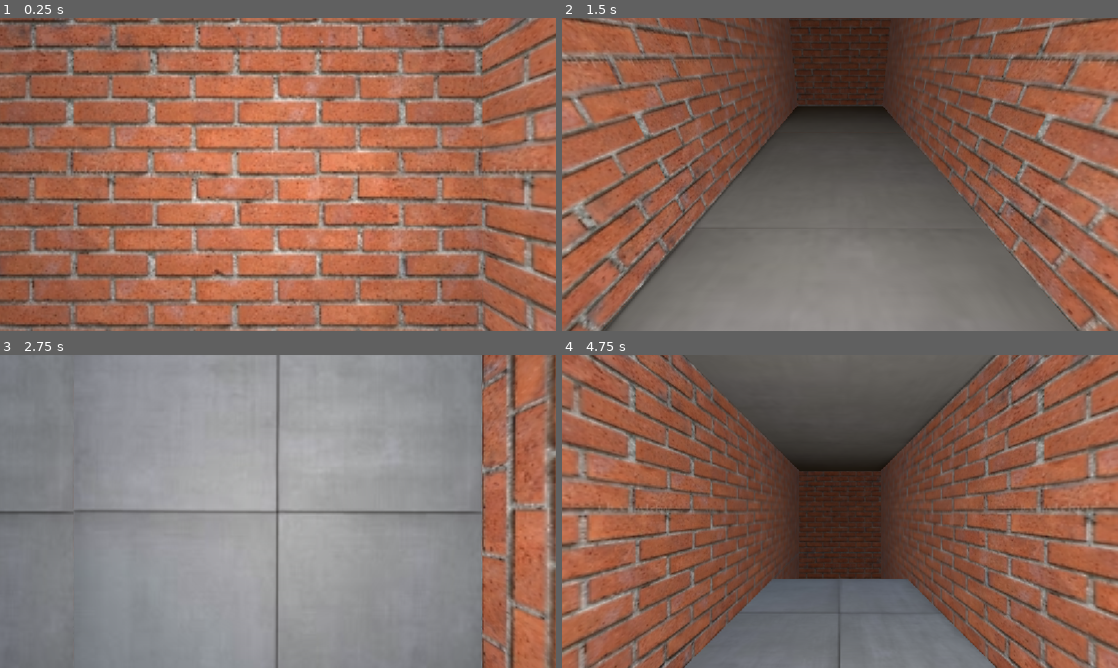
Above: before the commit, frames 1-4 (two rows, left to right).
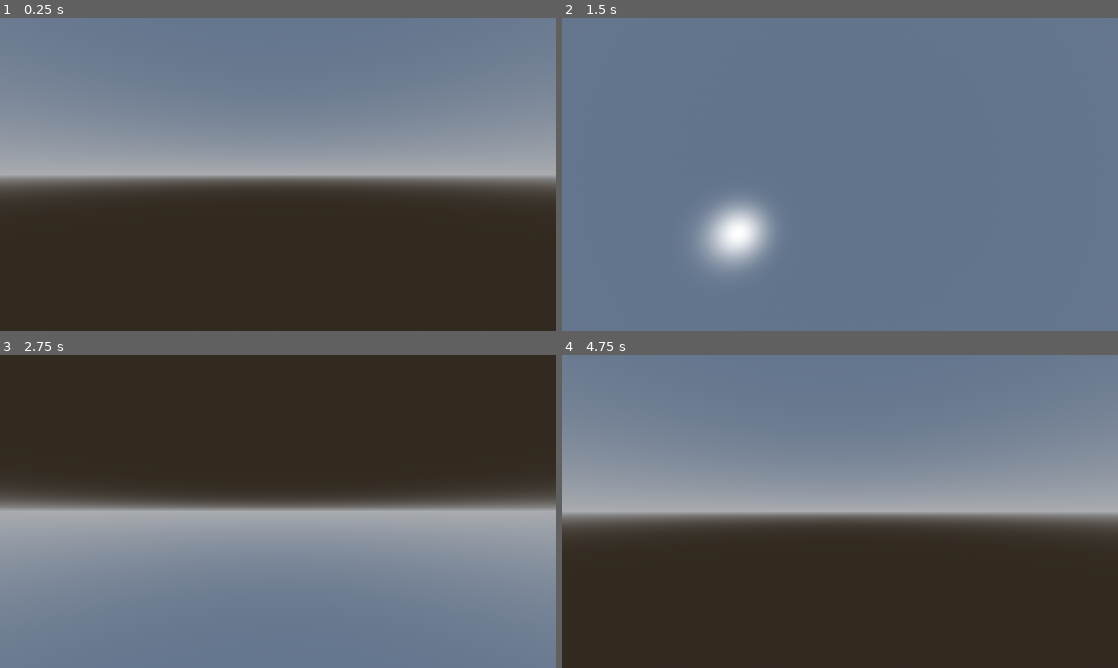
Above: after the commit, the same moments.

Repository: coopermeade-hash/Wall-Crawler
Game: Godot game, scene res://Scenes/game.tscn
The game is run twice, just before and just after one commit, with the same random seed, the same clock (stepped at 60 frames per second) and the same inputs.
Inputs:
- Up to frame 1 (0.25 s): no input
- Up to frame 2 (1.5 s): tap Enter at 0.5 s; hold Right (turn_right) 0.53-1.28 s; hold Space (attack) 0.53-1.28 s; tap Z (wall_crawl) at 0.8, 1.35 s; hold Down (move_backward) from 1.28 s (still down)
- Up to frame 3 (2.75 s): tap Space (attack) at 1.55, 2 s; release Down (move_backward) at 2.03 s; hold Right (turn_right) from 2.03 s (still down); hold Space (attack) from 2.03 s (still down); tap Z (wall_crawl) at 2.3 s
- Up to frame 4 (4.75 s): release Right (turn_right) at 2.78 s; release Space (attack) at 2.78 s; hold Up (move_forward) 2.78-3.53 s; tap Z (wall_crawl) at 2.85, 3.8, 4.35 s; tap Space (attack) at 3.05, 4.55 s; tap Enter at 3.5 s; hold Space (attack) 3.53-4.28 s; hold Left (turn_left) from 3.53 s (still down)

The runs differ from the first frame. In frame 1, 100% of the frame differs, in the area x 0-100%, y 0-100%; in frame 2, 100%; in frame 3, 84%; in frame 4, 96%.
Error after the commit: Parse Error: Expected indented block after "for" block. (res://Scenes/Map/grid_map.gd:64)

Commit message:
World gen resturcturing

Diff:
--- a/wall-crawler/Scenes/Entity/victim.gd
+++ b/wall-crawler/Scenes/Entity/victim.gd
@@ -14,16 +14,6 @@
 
 #Death, for when they fall to thier doom, and we want gore and viscera. Does nothing for now.
 var dead = false
+
 func die():
 	dead = true
-
-
-var velocity_last_frame : Vector3
-func _physics_process(delta: float) -> void:
-	velocity += 10 * Vector3.DOWN * delta
-
-	if (velocity_last_frame - velocity).length() > lethal_velocity and not dead:
-		die()
-
-	velocity_last_frame = velocity
-	move_and_slide()
--- a/wall-crawler/Scenes/Map/WorldGen/world_gen.gd
+++ b/wall-crawler/Scenes/Map/WorldGen/world_gen.gd
@@ -25,7 +25,8 @@
 var dead_ends = []
 
 
-func _init(width : int, height : int, length : int) -> void:
+func _init(width : int, height : int, length : int, seed = randi()) -> void:
+	seed(seed)
 	WIDTH = width
 	HEIGHT = height
 	LENGTH = length
@@ -34,7 +35,7 @@
 #Create a maze. walker_LENGTH is how long each walker will walk if it doesn't hit anything
 #Path count is the number of walkers
 #THe maze works by doing a random walker until it hits itself, then it goes to a random spot in the maze.
-func create_maze(walker_LENGTH = 256, path_count = 32):
+func create_maze(walker_LENGTH = 256, path_count = 64):
 	#Create a empty array, that will eventualy become
 	var cells = []
 
@@ -42,11 +43,11 @@
 	var maze_cells = []
 
 	#Create a empty 3D array of cells
-	for x in WIDTH:
+	for x in WIDTH + 1:
 		cells.append([])
-		for y in HEIGHT:
+		for y in HEIGHT + 1:
 			cells[x].append([])
-			for z in LENGTH:
+			for z in LENGTH + 1:
 
 				cells[x][y].append(WALL_ID)
 
@@ -57,7 +58,7 @@
 	for path in path_count:
 		#Make our staring cell the middle of the maze
 		#If we arent the first walker, pick a random cell in the maze to start.
-		var current_cell = Vector3(WIDTH / 2, HEIGHT / 2, LENGTH / 2)
+		var current_cell = Vector3( WIDTH / 2, HEIGHT / 2, LENGTH / 2)
 		if maze_cells.size() > 0:
 			current_cell = maze_cells.pick_random()
 
@@ -82,7 +83,7 @@
 				dirs.append(dir)
 
 			#if the dirs are empty, die, and start a new walker.
-			if dirs.is_empty():
+			if dirs.is_empty() or i == walker_LENGTH - 1:
 				#We also add the dead end to a list of dead ends
 				dead_ends.append(current_cell)
 				break
--- a/wall-crawler/Scenes/Map/grid_map.gd
+++ b/wall-crawler/Scenes/Map/grid_map.gd
@@ -13,25 +13,61 @@
 @export_range(0.0, 1.0, 0.01) var victim_chance = 0.1
 
 #The player node, TODO: Replace this with something more fitting later when we get the splitting done.
-@onready var player = get_tree().get_first_node_in_group("player")
+@onready var player : CharacterBody3D = get_tree().get_first_node_in_group("player")
+
+var exits = []
 
 func _ready() -> void:
-	var world_gen = WorldGen.new(world_size.x, world_size.y, world_size.z)
-	var cells = world_gen.create_maze(256, 32)
+	var world_gen = WorldGen.new(world_size.x, world_size.y, world_size.z, 0)
+	var cells = world_gen.create_maze(1024, 32)
+
+	#Get exits for each direction
+	var left_exits = []
+	var right_exits = []
+
+	var down_exits = []
+	var up_exits = []
+
+	var forward_exits = []
+	var backward_exits = []
+
+	#for each dead end, check if the dead end is at one end of the maze, if it is, add to the exits.
+	for dead_end in world_gen.dead_ends:
+		if dead_end.x == 0:
+			left_exits.append(dead_end)
+		if dead_end.x == world_size.x - 2:
+			right_exits.append(dead_end)
+
+		if dead_end.y == 0:
+			down_exits.append(dead_end)
+		if dead_end.y == world_size.y - 2:
+			up_exits.append(dead_end)
+
+		if dead_end.z == 0:
+			forward_exits.append(dead_end)
+		if dead_end.z == world_size.z - 2:
+			backward_exits.append(dead_end)
+
+	#Get a list of all the exits. We could use this to point twoards the nearest when.
+	exits = left_exits + right_exits + down_exits + up_exits + forward_exits + backward_exits
+
+	#Set cells, offset from the center
+	for x in world_gen.WIDTH + 1:
+		for y in world_gen.HEIGHT + 1:
+			for z in world_gen.LENGTH + 1:
+				set_cell_item(Vector3i(x, y, z), cells[x - 1][y -1][z - 1])
+
+	#Place the player, the victims, and the exits.
+	place_player()
+	place_victims(world_gen.dead_ends)
+
+	for l_exit in left_exits:
 
 
 
-	for x in world_gen.WIDTH:
-		for y in world_gen.HEIGHT:
-			for z in world_gen.LENGTH:
-				set_cell_item(Vector3i(x, y, z), cells[x][y][z])
-
-	place_player()
-	place_victims(world_gen.dead_ends)
-
-
+#Place the player in the center of the maze.
 func place_player():
-	var start_tile = world_size / 2
+	var start_tile = (world_size / 2) - Vector3.ONE
 	#While we are in midair, move us down by one tile.
 	while get_cell_item(start_tile + Vector3.DOWN) == -1:
 		start_tile.y -= 1
@@ -39,15 +75,22 @@
 	#Puts player in the center, or close to it.
 	player.position = map_to_local(start_tile)
 
-
+#Put victims randomly in the maze.
 func place_victims(dead_ends : Array ):
 	for dead_end in dead_ends:
 		#if a dead end is the center, skip, as that is where the player is.
-		if dead_end == Vector3.ONE * 16:
-			continue
 		var random_chance = randf()
 		#if there is a victim scene and we are below the victim chance.
 		if random_chance <= victim_chance and victim_scene:
 			var new_victim = victim_scene.instantiate()
 			new_victim.position = map_to_local(dead_end)
 			add_child(new_victim)
+
+#Place an exit at the star point, going in a certain direction
+func place_exits(start : Vector3, direction : Vector3, pit_length := 6, ledge_length = 3):
+	var point = start
+	for l in pit_length + ledge_length:
+		point += direction
+		set_cell_item(point, -1)
+		if l > pit_length:
+			set_cell_item(point + Vector3.DOWN, 0)
--- a/wall-crawler/Scenes/Player/Player.gd
+++ b/wall-crawler/Scenes/Player/Player.gd
@@ -24,6 +24,7 @@
 #This varible makes sure the player doesn't input while a tween is active, putting them offgrid.
 var can_input = true
 
+var ghost_mode = true
 
 #Checks if our 'down' is equal to true down, by comparing the distance.
 func check_if_sticking_to_wall(distance_limit = 0.01):
@@ -95,10 +96,11 @@
 	raycast.target_position = (camera.basis * Vector3.FORWARD).normalized() * 2
 	raycast.force_raycast_update()
 
-	if not raycast.is_colliding():
-		return
-	if not raycast.get_collider() is GridMap:
-		return
+	if not ghost_mode:
+		if not raycast.is_colliding():
+			return
+		if not raycast.get_collider() is GridMap:
+			return
 	#Now we perform a turn in the x axis.
 	await turn(1, basis.x)
 
@@ -120,13 +122,15 @@
 
 	#If the raycast collides, something is blocking it, and we shouldn't move.
 	#TODO: Make this into a bump animation, where we run into the wall.
-	if raycast.is_colliding():
-		return
+	if not ghost_mode:
 
-	#TODO: Make this into a stumbble animation, where we almost fall off but catch ourselves.
-	##NOTE: This makes falling impossible! For now i've removed falling, since we can't do it.
-	if not downcast.is_colliding():
-		return
+		if raycast.is_colliding():
+			return
+
+		#TODO: Make this into a stumbble animation, where we almost fall off but catch ourselves.
+		##NOTE: This makes falling impossible! For now i've removed falling, since we can't do it.
+		if not downcast.is_colliding():
+			return
 
 	#The basis, times the direction so it properly goes to where we are facing, times two so we move a full tile.
 	var basis_dir = (self.basis * direction).normalized() * length
@@ -145,6 +149,7 @@
 
 
 func try_attack():
+	print(Vector3.FORWARD.rotated(Vector3.UP, rotation.y))
 	raycast.target_position = Vector3.FORWARD * 2
 	raycast.force_raycast_update()
 
--- a/wall-crawler/Scenes/game.tscn
+++ b/wall-crawler/Scenes/game.tscn
@@ -30,6 +30,7 @@
 [node name="GridMap" type="GridMap" parent="World" unique_id=1119345686 groups=["map"]]
 mesh_library = ExtResource("1_wrm1d")
 script = ExtResource("2_3dryh")
+world_size = null
 victim_scene = ExtResource("3_3dryh")
 victim_chance = 1.0
 
